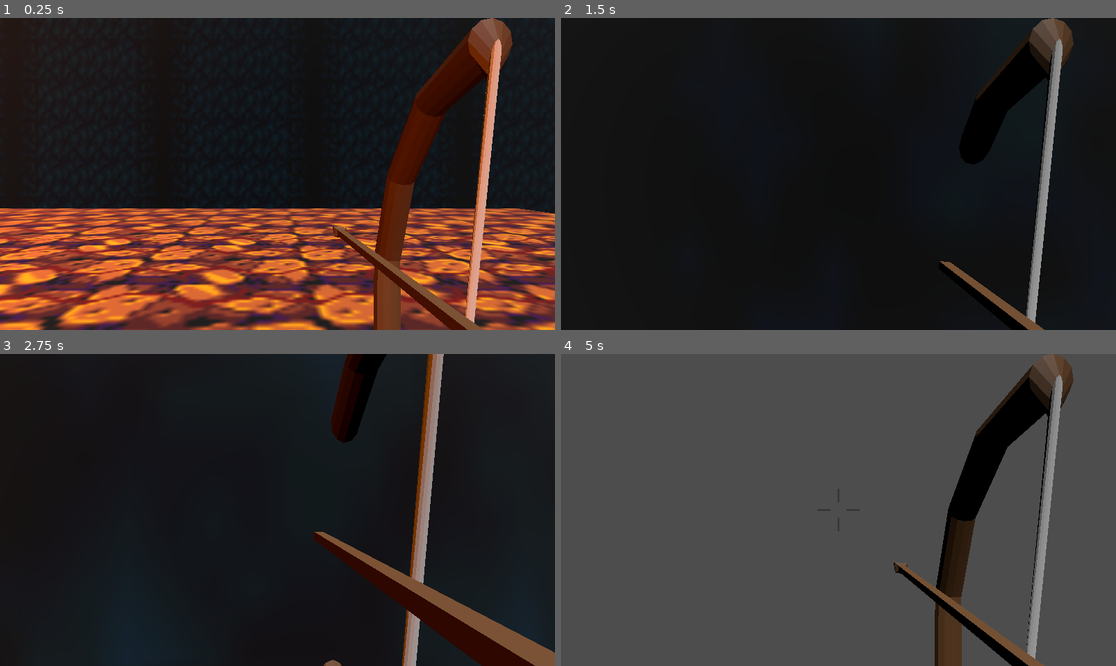
Above: before the commit, frames 1-4 (two rows, left to right).
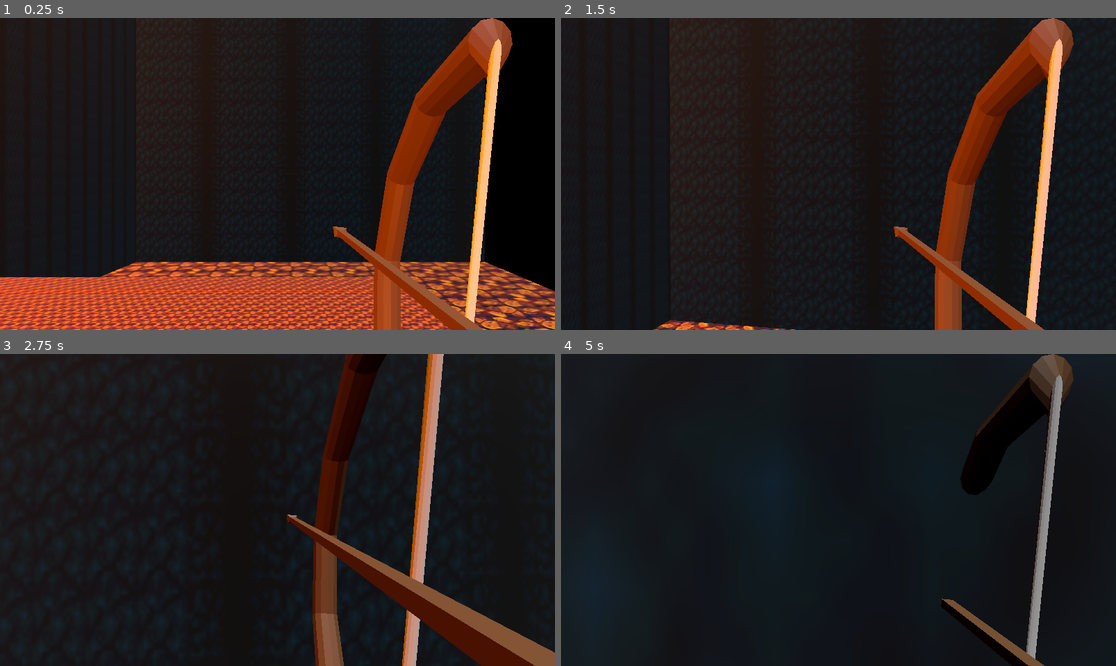
Above: after the commit, the same moments.

Repository: GmacktheGummy/escapebloodskullplanet
Game: Godot game, scene res://testscn.tscn
Two runs of this game, one before a commit and one after it. Both use one fixed random seed, a clock stepped at 60 frames per second and the inputs below.
Inputs (mouse positions are in pixels of both pictures, inside the frame that each line leads up to):
- Up to frame 1 (0.25 s): no input
- Up to frame 2 (1.5 s): move the mouse to (866, 174) at 0.52 s; hold Shift (sprint) 0.53-1.28 s; hold W (forward) from 0.53 s (still down); tap Space (jump) at 0.77, 0.8, 1.07, 1.35 s; move the mouse to (810, 174) at 1.27 s
- Up to frame 3 (2.75 s): keep holding W (forward); tap Space (jump) at 1.52, 1.82, 2.3 s; tap Shift (sprint) at 1.55 s; move the mouse to (288, 503) at 2.02 s; press the mouse at (288, 503) at 2.03 s
- Up to frame 4 (5 s): keep holding W (forward); move the mouse to (832, 516) at 2.77 s; release the mouse at (832, 516) at 2.78 s; tap Shift (sprint) at 2.85, 4.55 s; tap Space (jump) at 3.02, 3.32, 3.77, 3.8, 4.07, 4.35, 4.52, 4.82 s; move the mouse to (877, 513) at 3.52 s; hold Shift (sprint) 3.53-4.28 s; move the mouse to (794, 506) at 4.27 s

The runs differ from the first frame. In frame 1, 46% of the frame differs, in the area x 0-100%, y 0-100%; in frame 2, 9.6%; in frame 3, 8.9%; in frame 4, 93%.

Commit message:
physics changes to arrows and player. Fixed bridge movement

Diff:
--- a/Prefabs/triggerable_bridge.tscn
+++ b/Prefabs/triggerable_bridge.tscn
@@ -2,26 +2,22 @@
 
 [ext_resource type="Script" path="res://Source/Entities/Bridge/BridgeBehavior.gd" id="1_13c15"]
 
-[sub_resource type="BoxMesh" id="BoxMesh_sigfp"]
-size = Vector3(14.28, 1, 4.23)
+[sub_resource type="CylinderMesh" id="CylinderMesh_8neko"]
+top_radius = 5.0
+bottom_radius = 2.0
 
-[sub_resource type="BoxShape3D" id="BoxShape3D_w242h"]
-size = Vector3(14.304, 1, 4.18491)
+[sub_resource type="BoxShape3D" id="BoxShape3D_jmefm"]
+size = Vector3(20, 2, 7)
 
 [node name="Bridge" type="Node3D"]
 script = ExtResource("1_13c15")
 
-[node name="MeshContainer" type="Node3D" parent="."]
-transform = Transform3D(-4.37114e-08, -1, 0, 1, -4.37114e-08, 0, 0, 0, 1, 0, 0, 0)
+[node name="StaticBody3D" type="StaticBody3D" parent="."]
 
-[node name="Mesh" type="MeshInstance3D" parent="MeshContainer"]
-transform = Transform3D(1, 0, 0, 0, 1, 0, 0, 0, 1, 7, 0, 0)
-mesh = SubResource("BoxMesh_sigfp")
-skeleton = NodePath("../..")
+[node name="MeshInstance3D" type="MeshInstance3D" parent="StaticBody3D"]
+transform = Transform3D(2.1, 0, 0, 0, 1, 0, 0, 0, 1, 10.5, 0, 0)
+mesh = SubResource("CylinderMesh_8neko")
 
-[node name="Area3D" type="StaticBody3D" parent="MeshContainer"]
-transform = Transform3D(1, 0, 0, 0, 1, 0, 0, 0, 1, 7, 0, 0)
-collision_mask = 5
-
-[node name="CollisionShape3D" type="CollisionShape3D" parent="MeshContainer/Area3D"]
-shape = SubResource("BoxShape3D_w242h")
+[node name="CollisionShape3D" type="CollisionShape3D" parent="StaticBody3D"]
+transform = Transform3D(1, 0, 0, 0, 1, 0, 0, 0, 1, 10.5, 0, 0)
+shape = SubResource("BoxShape3D_jmefm")
--- a/Source/Entities/Arrow/ArrowBehavior.gd
+++ b/Source/Entities/Arrow/ArrowBehavior.gd
@@ -3,7 +3,7 @@
 @onready var collider = $ColliderShape;
 
 # Minimum speed of the mob in meters per second.
-@export var min_speed = 10
+@export var min_speed = 5
 # Maximum speed of the mob in meters per second.
 @export var max_speed = 40
 
@@ -18,7 +18,7 @@
 	rotate_y(arrow_rot.y)
 	rotate_z(arrow_rot.z)
 	# We calculate the strength of the shot
-	var random_speed = ((max_speed-min_speed)*(arrow_str*5))
+	var random_speed = ((max_speed-min_speed)*(arrow_str*2))
 	# We calculate a forward velocity that represents the speed.
 	velocity = Vector3.FORWARD.rotated(Vector3(1,0,0),arrow_xrot).rotated(Vector3.UP,arrow_rot.y).rotated(Vector3(0,0,1),arrow_zrot) * random_speed
 
--- a/Source/Entities/Bridge/BridgeBehavior.gd
+++ b/Source/Entities/Bridge/BridgeBehavior.gd
@@ -1,17 +1,30 @@
 extends TriggerableComponent
 
-@onready var mesh_container = $MeshContainer;
+@onready var mesh_container = $StaticBody3D;
+@export var target_zrot = deg_to_rad(-10)
+@export var start_zrot = deg_to_rad(90)
+var bridgestate=0;
 var active_triggers = 0;
+
+func _process(delta):
+	if (bridgestate==0):
+		if (mesh_container.rotation.z != start_zrot):
+			mesh_container.rotation.z = start_zrot;
+	if (bridgestate==1):
+		if (mesh_container.rotation.z < target_zrot) :
+			mesh_container.rotation.z += deg_to_rad(1);
+		if (mesh_container.rotation.z > target_zrot) :
+			mesh_container.rotation.z -= deg_to_rad(1);
 
 func on_trigger_activation(trigger):
 	active_triggers += 1;
 	if(active_triggers >= registered_triggers.size()):
-		on_activate();
+		bridgestate=1;
 
 func on_trigger_deactivation(trigger):
 	active_triggers -= 1;
 	if(active_triggers == registered_triggers.size()):
-		on_activate();
+		bridgestate=0;
 
 func on_activate() -> void:
 	if mesh_container.rotation.z > 0:
--- a/Source/Entities/Player/player.gd
+++ b/Source/Entities/Player/player.gd
@@ -1,7 +1,7 @@
 extends CharacterBody3D
 
 var gravity = ProjectSettings.get_setting("physics/3d/default_gravity")
-@export var speed = 6
+@export var speed = 3
 @export var jump_speed = 14
 @export var mouse_sensitivity = 0.002
 @export var controller_sensitivity=0.002
@@ -25,7 +25,7 @@
 var is_grounded = false;
 var is_moving = false;
 var is_sprinting : bool = false;
-@export var max_sprint_speed : float = 12;
+var max_sprint_speed = speed*2;
 var total_velocity_in_frame : Vector3 = Vector3.ZERO;
 var last_input : Vector2;
 var curr_input : Vector2;
@@ -65,16 +65,12 @@
 				shootingState=0
 				$Camera3D/bow/arrow.position.z = 0.2
 				shootArrow.emit()
+	#Can only start/stop a sprint while grounded and not airborne
+	if (event.is_action_pressed("sprint")):
+		is_sprinting = true;
+	if !(event.is_action_released("sprint")):
+		is_sprinting = false;
 
-	if event.is_action_pressed("sprint"):
-		#Can only initiate a sprint while grounded
-		if(is_grounded):
-			is_sprinting = true;
-
-	if event.is_action_released("sprint"):
-		#If already sprinting while airborne, sprint is only deactivated upon becoming grounded
-		if(is_grounded):
-			is_sprinting = false;
 
 func _physics_process(delta):
 	total_velocity_in_frame = Vector3.ZERO;
--- a/project.godot
+++ b/project.godot
@@ -117,4 +117,4 @@
 
 [physics]
 
-3d/default_gravity=13.0
+3d/default_gravity=15.0
--- a/testscn.tscn
+++ b/testscn.tscn
@@ -25,7 +25,9 @@
 script = ExtResource("1_775os")
 
 [node name="Player" parent="." groups=["current_level"] instance=ExtResource("1_10ces")]
-transform = Transform3D(1, 0, 0, 0, 1, 0, 0, 0, 1, 0, 0.533489, 0)
+transform = Transform3D(1, 0, 0, 0, 1, 0, 0, 0, 1, -5.81182, 6.12145, 8.01389)
+speed = 3
+jump_speed = 12
 
 [node name="wall" type="StaticBody3D" parent="."]
 transform = Transform3D(5.2655, 0, 0, 0, 33.1693, 0, 0, 0, 0.0132856, -34.3278, 4.23766, -10.4106)
@@ -72,6 +74,18 @@
 mesh = SubResource("BoxMesh_7p6t5")
 
 [node name="CollisionShape3D" type="CollisionShape3D" parent="wall6"]
+shape = SubResource("BoxShape3D_br3bh")
+
+[node name="wall7" type="StaticBody3D" parent="."]
+transform = Transform3D(-0.018732, 0, 0.143704, 0, 20.431, 0, -1.64599, 0, -0.0016355, 11.2553, 10.1448, 4.53562)
+collision_layer = 31
+collision_mask = 2
+
+[node name="MeshInstance3D" type="MeshInstance3D" parent="wall7"]
+material_override = SubResource("StandardMaterial3D_nyqxu")
+mesh = SubResource("BoxMesh_7p6t5")
+
+[node name="CollisionShape3D" type="CollisionShape3D" parent="wall7"]
 shape = SubResource("BoxShape3D_br3bh")
 
 [node name="wall4" type="StaticBody3D" parent="."]
@@ -158,7 +172,7 @@
 omni_attenuation = 0.5
 
 [node name="Bridge" parent="." instance=ExtResource("5_s6yyd")]
-transform = Transform3D(0.969944, 0, -0.243327, 0, 1, 0, 0.243327, 0, 0.969944, -21.9402, 7.90296, 6.29289)
+transform = Transform3D(0.5, 0, 0, 0, 0.5, 0, 0, 0, 0.5, -21.7406, 7.2554, 7.44194)
 
 [node name="Switch" parent="." node_paths=PackedStringArray("objects_to_trigger") instance=ExtResource("7_8a3dt")]
 transform = Transform3D(0.995715, 0, -0.0924749, 0, 1, 0, 0.0924749, 0, 0.995715, -20.076, 16.6507, 1.96888)
